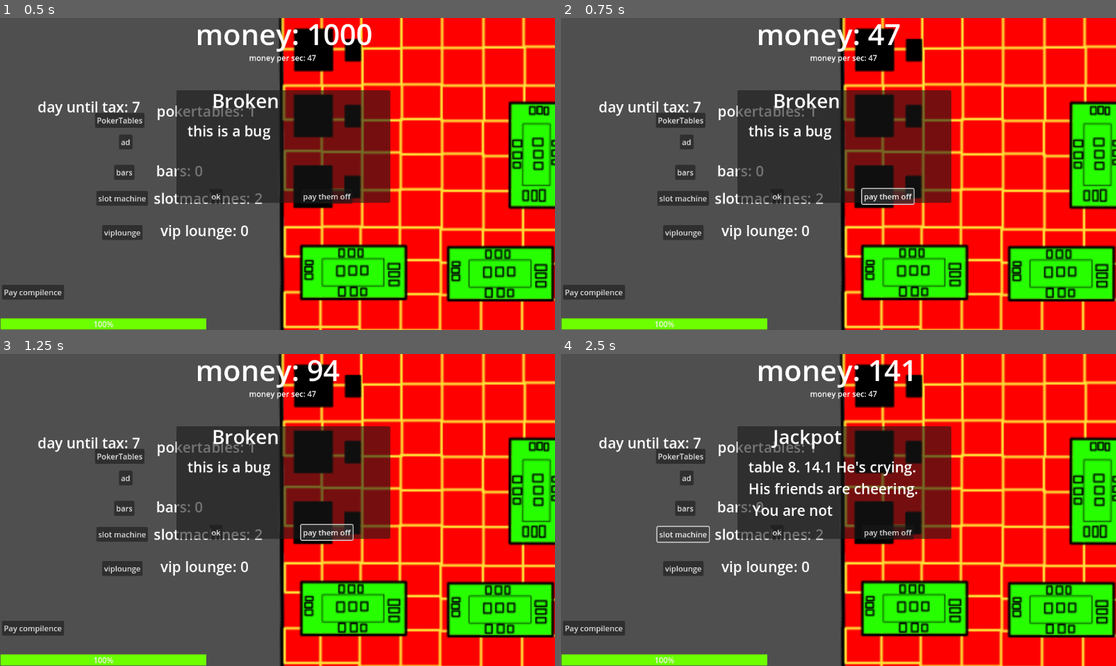
Above: before the commit, frames 1-4 (two rows, left to right).
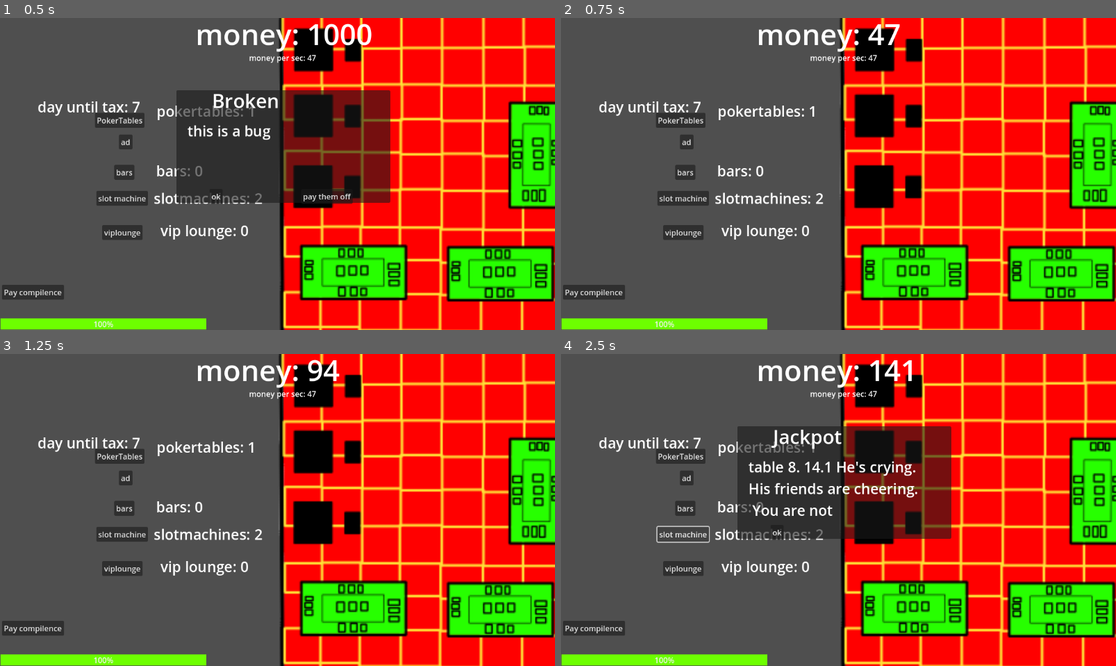
Above: after the commit, the same moments.

Repository: newdevtoo/you-are-the-casino
Game: Godot game, scene res://scenes/playing/playing.tscn
The game is run twice, just before and just after one commit, with the same random seed, the same clock (stepped at 60 frames per second) and the same inputs. The project has no main scene, so this scene is started directly.
Inputs (mouse positions are in pixels of both pictures, inside the frame that each line leads up to):
- Up to frame 1 (0.5 s): no input
- Up to frame 2 (0.75 s): click "pay them off" at 0.5 s
- Up to frame 3 (1.25 s): no input
- Up to frame 4 (2.5 s): click (777, 531) at 1.25 s, where only the run before the commit has a clickable "ok"; click "slot machine" at 2 s

Frame 1 is identical in both runs. In frame 2, 12% of the frame differs, in the area x 31-71%, y 23-60%; in frame 3, 12%; in frame 4, 0.2%.

Commit message:
Add files via upload
different options different outcomes

Diff:
--- a/you-are-the-casino/scenes/playing/playing.gd
+++ b/you-are-the-casino/scenes/playing/playing.gd
@@ -19,6 +19,7 @@
 @onready var protest: Timer = $timers/protest
 @onready var choice_1: Button = $"event show/choice1"
 @onready var choice_2: Button = $"event show/choice2"
+@onready var notilabel: Label = $notifications/notilabel
 
 
 func _process(delta: float) -> void:
@@ -98,11 +99,27 @@
 
 
 func _on_choice_1_pressed() -> void:
-	get_tree().paused = false
 	event_show.hide()
+	get_tree().paused =false
+	if choice_1.text == "ok":
+		get_tree().paused = false
+		event_show.hide()
+	if choice_1.text == "fight":
+		get_tree().paused = false
+		var lawsuit = randi_range(0,1)
+		if lawsuit == 0:
+			notifications.show()
+			notilabel.text = "you won the lawsuit!"
+		elif lawsuit == 1:
+			var moneypay = randi_range(5000, 20000)
+			Gamemanager.money -= moneypay
+			notifications.show()
+			notilabel.text = "you lost the lawsuit"
 
 
 func _on_choice_2_pressed() -> void:
+	event_show.hide()
+	get_tree().paused =false
 	if choice_2.text == "pay them off":
 		get_tree().paused =false
 		if Gamemanager.money > 999:
@@ -111,6 +128,10 @@
 			event_show.hide()
 			Gamemanager.license_decay_per_minute = 2
 			licensetimer.wait_time = 4
+	if choice_2.text == "settle":
+		Gamemanager.money -= Gamemanager.money * 0.40
+		get_tree().paused = false
+		event_show.hide()
 
 #timers
 func _on_adtimer_timeout() -> void:
@@ -152,6 +173,7 @@
 			Gamemanager.day_until_tax = 7
 	if Gamemanager.current_day == 6:
 		notifications.show()
+		notilabel.text = "Taxing season coming"
 
 func _on_eventtimer_timeout() -> void:
 	choosevent = randi_range(1, 45)
@@ -161,6 +183,9 @@
 		get_tree().paused = true
 		var randomname = Gamemanager.names[randi_range(0, Gamemanager.names.size()-1)]
 		event_show.show()
+		choice_2.show()
+		choice_1.text = "fight"
+		choice_2.text = "settle"
 		whatevent.text = "lawsuit"
 		description.text = "Mr " + str(randomname) + " claims he lost
 		his house at Table " + str(table) + "
@@ -168,17 +193,23 @@
 	elif choosevent > 10 and choosevent < 21:#jackpot
 		get_tree().paused = true
 		event_show.show()
+		choice_2.hide()
+		choice_1.show()
+		choice_1.text = "ok"
 		whatevent.text = "Jackpot"
 		description.text ="table " + str(table) + ". " + str(Gamemanager.money * 0.10) + " He's crying.
 		His friends are cheering.
 		 You are not"
 		Gamemanager.money -= Gamemanager.money * 0.10
 	elif choosevent > 20 and choosevent <31:#protest
+		choice_2.show()
 		licensetimer.wait_time = 1
 		Gamemanager.license_decay_per_minute = 4
 		get_tree().paused = true
 		protest.start()
 		event_show.show()
+		choice_1.text = "ok"
+		choice_2.text = "pay them off"
 		whatevent.text = "protest"
 		description.text = str(people) + " People with signs
 		The news van just pulled up"
--- a/you-are-the-casino/scenes/playing/playing.tscn
+++ b/you-are-the-casino/scenes/playing/playing.tscn
@@ -176,7 +176,7 @@
 offset_right = 1152.0
 offset_bottom = 644.0
 
-[node name="Label" type="Label" parent="notifications"]
+[node name="notilabel" type="Label" parent="notifications"]
 layout_mode = 0
 offset_left = 4.0
 offset_top = 27.0
